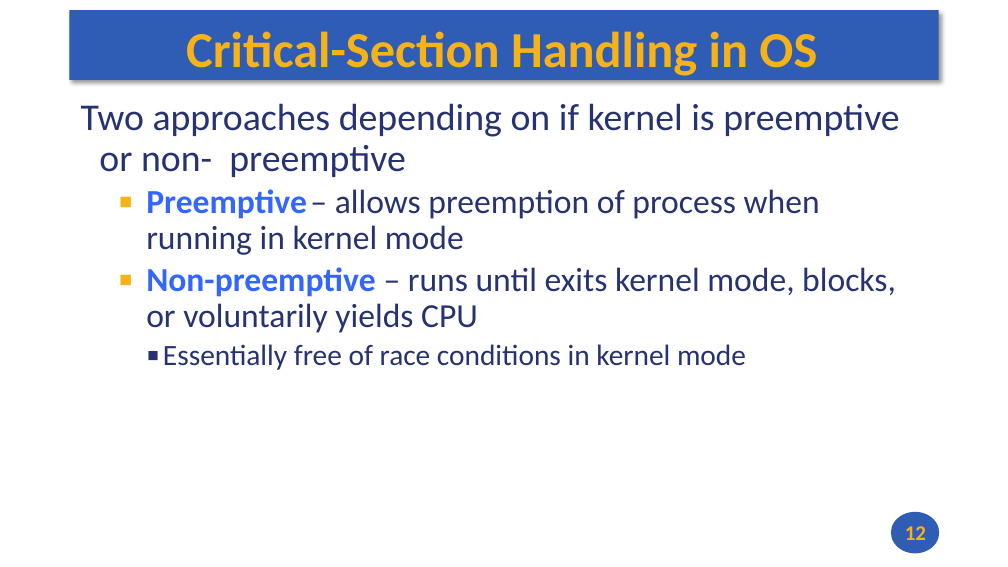
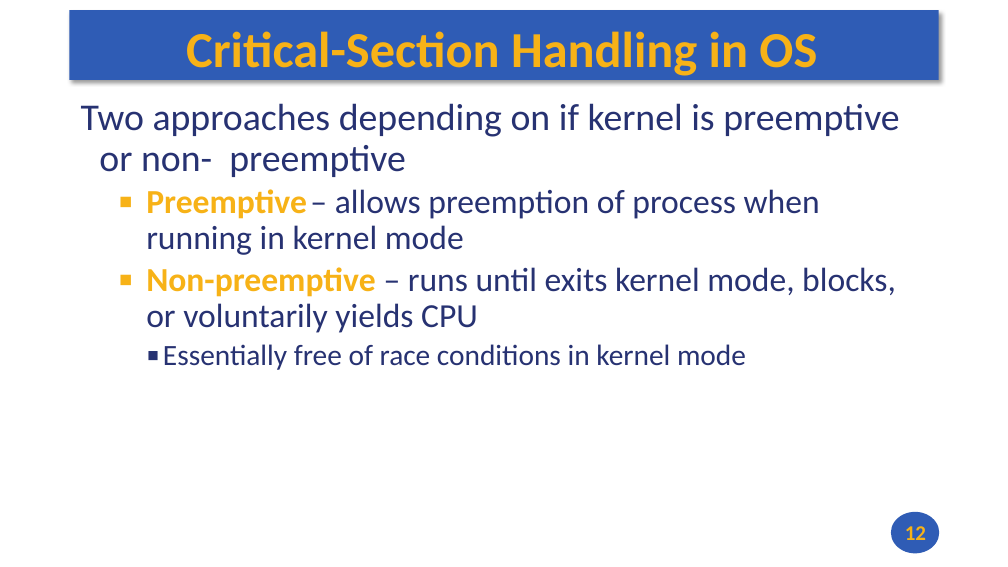
Before and after one commit to andrewt0301/hse-acos-course, a slide deck: slide 12 of docs/part2os/08_IPC/OS_Lecture_08.pptx. Drawn at 1008x567 pixels with LibreOffice and Linux fonts; fonts in the diff are those of the drawing. Boxes give left, top, right and bottom in pixels: in the first picture for what was removed or moved away, otherwise in the second. Text is boxed around its words. In the diff, an @@ line names an element or a change of style, - is before the commit and + after.

```diff
--- a/docs/part2os/08_IPC/OS_Lecture_08.pptx
+++ b/docs/part2os/08_IPC/OS_Lecture_08.pptx
@@ text at box(146, 189, 896, 333): text colour #3366FF to #F7B217 in "Preemptive", "Non-preemptive" @@
```
Also in this commit, not shown: 10 other slides changed, 1 other file.
